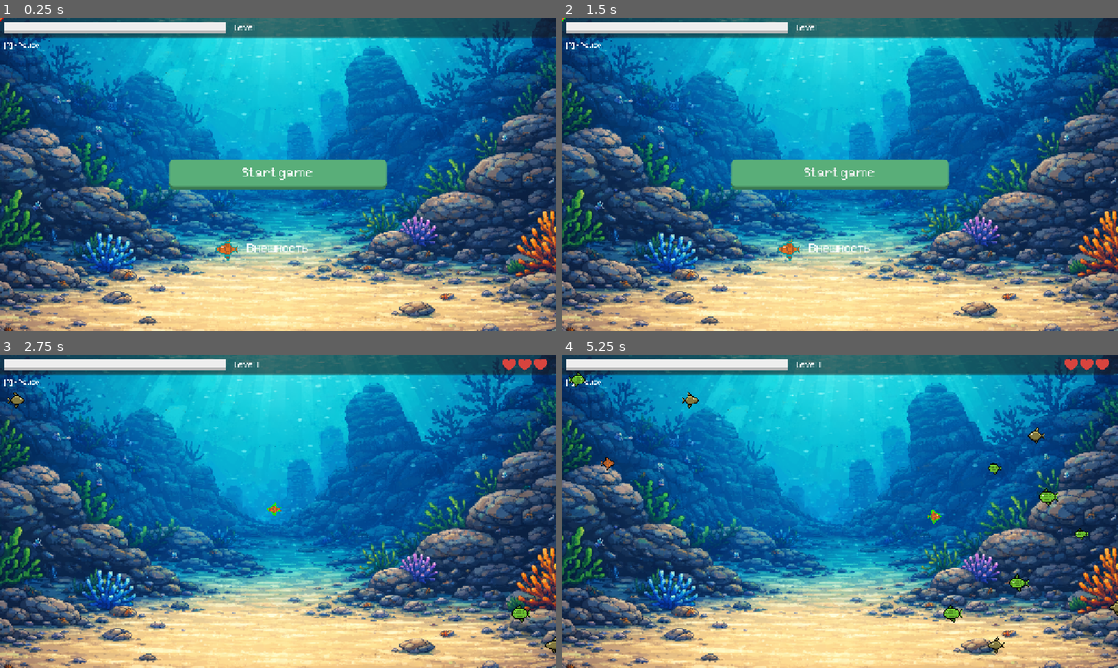
Above: before the commit, frames 1-4 (two rows, left to right).
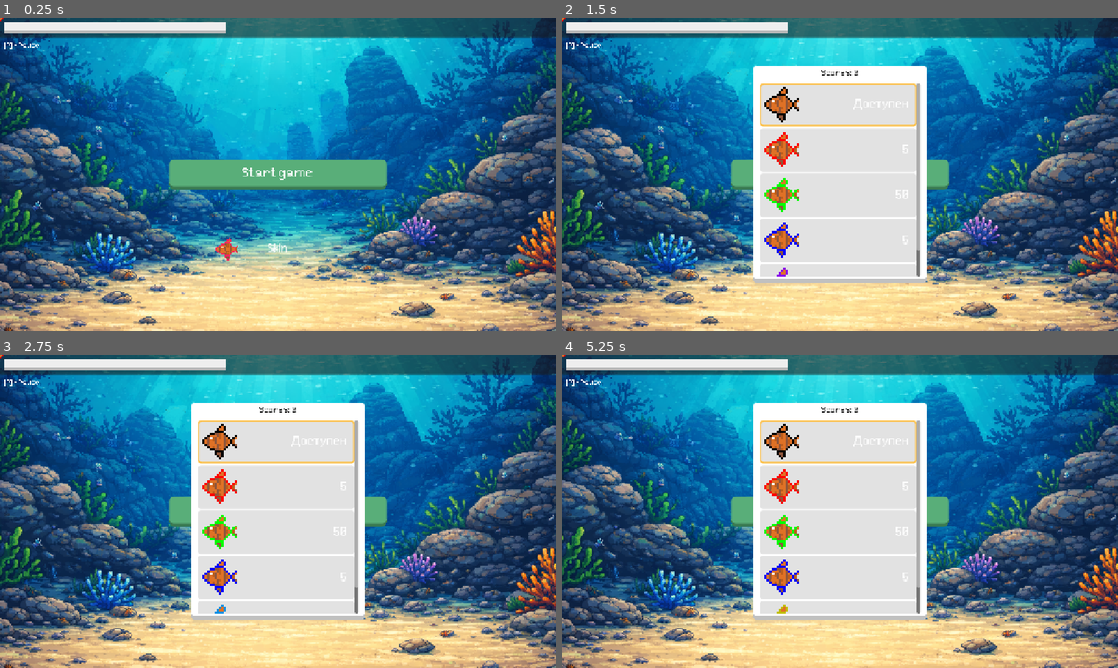
Above: after the commit, the same moments.

Repository: kotofeyy/BecomeBigFish-game
Game: Godot game, scene res://scenes/main.tscn
Two runs of this game, one before a commit and one after it. Both use one fixed random seed, a clock stepped at 60 frames per second and the inputs below.
Inputs (mouse positions are in pixels of both pictures, inside the frame that each line leads up to):
- Up to frame 1 (0.25 s): no input
- Up to frame 2 (1.5 s): click "Внешность" (after the commit: "Skin") at 0.5 s; click "Start game" at 1.25 s
- Up to frame 3 (2.75 s): click "Start game" at 2 s
- Up to frame 4 (5.25 s): click (840, 586) at 2.75 s, where only the run after the commit has a clickable "Skin"; click (840, 511) at 3.5 s, where only the run after the commit has a clickable "Start game"; click (840, 586) at 4.25 s, where only the run after the commit has a clickable "Skin"; move the mouse to (962, 495) at 5.02 s; press the mouse at (962, 495) at 5.03 s

The runs differ from the first frame. In frame 1, 0.2% of the frame differs, in the area x 38-56%, y 2-78%; in frame 2, 22%; in frame 3, 23%; in frame 4, 23%, in the area x 0-100%, y 0-96%.

Commit message:
растащил на отдельные сцены магазин и gameover панель

Diff:
--- /dev/null
+++ b/code/end_game_panel.gd
@@ -0,0 +1,77 @@
+class_name EndGamePanel
+extends Panel
+
+@onready var count_of_fish_label: Label = $MarginContainer/VBoxContainer/CountOfFishLabel
+@onready var all_scores_label: Label = $MarginContainer/VBoxContainer/AllScores
+@onready var audio_end_game_score: AudioStreamPlayer = $AudioEndGameScore
+
+
+signal on_restart
+signal on_cancel
+signal update_scores
+
+var count_of_fish:
+	set(value):
+		count_of_fish = value
+
+var all_scores:
+	set(value):
+		all_scores = value
+
+var score:
+	set(value):
+		score = value
+
+
+func show_self() -> void:
+	visible = !visible
+	update_info()
+
+
+func update_info() -> void:
+	count_of_fish_label.text = tr("KEY_FISH_EATEN") + ": " + str(score)
+	all_scores_label.text = tr("KEY_SCORE") + ": " + str(all_scores)
+
+	if score > 0:
+		var temp_score = score
+		var temp_all_scores = all_scores
+		all_scores = all_scores + temp_score
+		score = score - score
+		await get_tree().create_timer(1).timeout
+		audio_end_game_score.play()
+		animate_count_of_fish(temp_score, score)
+		animate_all_score_label(temp_all_scores, all_scores)
+
+
+
+func _on_restart_button_pressed() -> void:
+	emit_signal("on_restart")
+
+
+func _on_cancel_button_pressed() -> void:
+	emit_signal("on_cancel")
+
+
+func animate_count_of_fish(start_val: int, end_val: int, duration: float = 1.0):
+	var tween = get_tree().create_tween()
+	tween.tween_method(_set_label_fish_eat, start_val, end_val, duration)\
+		.set_trans(Tween.TRANS_QUAD)\
+		.set_ease(Tween.EASE_OUT)
+
+
+func _set_label_fish_eat(value: int):
+	count_of_fish_label.text = tr("KEY_FISH_EATEN") + ": " + str(value)
+
+
+func animate_all_score_label(start_val: int, end_val: int, duration: float = 1.0):
+	var tween = get_tree().create_tween()
+	tween.tween_method(_set_label_all_scores, start_val, end_val, duration)\
+		.set_trans(Tween.TRANS_QUAD)\
+		.set_ease(Tween.EASE_OUT)
+	tween.finished.connect(func():
+		emit_signal("update_scores", all_scores)
+		)
+
+
+func _set_label_all_scores(value: int):
+	all_scores_label.text = tr("KEY_SCORE") + ": " + str(value)
--- a/code/main.gd
+++ b/code/main.gd
@@ -2,9 +2,11 @@
 
 @onready var player: Sprite2D = $Player
 @onready var fishes: Node2D = $Fishes
+
 @onready var audio_eat: AudioStreamPlayer = $AudioEat
 @onready var audio_level_up: AudioStreamPlayer = $AudioLevelUp
 @onready var audio_wrong: AudioStreamPlayer = $AudioWrong
+
 @onready var cpu_particles_2d: CPUParticles2D = $CPUParticles2D
 @onready var wrong_panel: Panel = $CanvasLayer/WrongPanel
 @onready var player_shield: Panel = $Player/PlayerShield
@@ -17,20 +19,18 @@
 @onready var level_label: Label = $CanvasLayer/Header/MarginContainer/VBoxContainer/LevelLabel
 @onready var animated_sprite_eat: AnimatedSprite2D = $AnimatedSpriteEat
 @onready var start_game_button: Button = $CanvasLayer/StartGameButton
-@onready var end_game_panel: Panel = $CanvasLayer/EndGamePanel
-@onready var count_of_fish_label: Label = $CanvasLayer/EndGamePanel/MarginContainer/VBoxContainer/CountOfFishLabel
 @onready var clue_label: Label = $CanvasLayer/ClueLabel
 
 @onready var fish_preload = preload("res://scenes/fish.tscn")
 
-@onready var slot_preload = preload("uid://dnm2kegprv65j")
-@onready var shop_panel: Panel = $CanvasLayer/ShopPanel
-@onready var shop_list: VBoxContainer = $CanvasLayer/ShopPanel/MarginContainer/ScrollContainer/VBoxContainer
 @onready var skin_button: Button = $CanvasLayer/SkinButton
-@onready var all_scores_label: Label = $CanvasLayer/ShopPanel/AllScoresLabel
-
-
-var has_game_started := false
+
+@onready var end_game_panel: EndGamePanel = $CanvasLayer/EndGamePanel
+@onready var shop_panel: ShopPanel = $CanvasLayer/ShopPanel
+
+
+
+
 var player_scale
 var score = 0
 var level = 1
@@ -43,20 +43,35 @@
 var is_shield_enable = false
 var available_skins := 1
 var current_skin := Skins.Type.DEFAULT
-var all_scores = 100
+var all_scores := 0
 
 
 func _ready() -> void:
 	clue_label.text = "KEY_PAUSE"
 	size_screen = get_window().get_visible_rect().size
 	center_of_screen = size_screen / 2
-	shop_update()
-	all_scores_label.text = "Всего очков: " + str(all_scores)
+	shop_panel.available_skins = available_skins
+	shop_panel.current_skin = current_skin
+	shop_panel.all_scores = all_scores
+	shop_panel.select_skin.connect(func(_current_skin, _available_skins, _all_scores):
+		current_skin = _current_skin
+		all_scores = _all_scores
+		available_skins = _available_skins
+		player_change_skin()
+		print(_current_skin, _available_skins, _all_scores))
+
+	end_game_panel.on_restart.connect(_on_restart_button_pressed)
+	end_game_panel.on_cancel.connect(_on_cancel_button_pressed)
+	end_game_panel.update_scores.connect(func(_all_scores):
+		all_scores = _all_scores
+		shop_panel.all_scores = all_scores
+		)
 
 
 func start_game() -> void:
 	get_tree().paused = false
 	skin_button.visible = false
+	# здесь подтянуть с сервера
 	score = 0
 	level = 1
 	heart = 3
@@ -68,9 +83,9 @@
 	progress_bar.value = score
 	player_scale = Util.size_to_scale[level - 1]
 	player.scale = player_scale
+	level_label.text = tr("KEY_LEVEL") + " " + str(level)
 	clear_fishes()
 	spawn_fishes()
-	level_label.text = tr("KEY_LEVEL") + " " + str(level)
 
 
 func clear_fishes() -> void:
@@ -263,85 +278,44 @@
 
 
 func on_dead() -> void:
+	player.position = Vector2(-100, -100)
+	level_label.text = ""
 	game_is_started = false
-	end_game_panel.visible = true
+	clear_fishes()
+	end_game_panel.score = score
+	end_game_panel.all_scores = all_scores
+	end_game_panel.show_self()
+
 	Input.mouse_mode = Input.MOUSE_MODE_VISIBLE
-	clear_fishes()
-	count_of_fish_label.text = tr("KEY_FISH_EATEN") + ": " + str(score)
+
 
 
 func _on_restart_button_pressed() -> void:
 	game_is_started = true
-	end_game_panel.visible = false
+	end_game_panel.show_self()
 	start_game()
 
 
 func _on_cancel_button_pressed() -> void:
 	clear_fishes()
 	start_game_button.visible = true
-	end_game_panel.visible = false
+	end_game_panel.show_self()
 	game_is_started = false
 	skin_button.visible = true
 
 
 func _on_skin_button_pressed() -> void:
-	shop_panel.visible = true
-	_set_current_selected()
-	shop_update()
-
-
-func _set_current_selected() -> void:
-	var childs = shop_list.get_children()
-
-	for child: Slot in childs:
-		child.select(current_skin)
-
-
-func unlock_skin(skin_value: int):
-	available_skins = available_skins | skin_value
-
-
-func has_skin(skin_value: int) -> bool:
-	return (available_skins & skin_value) != 0
-
-
-func shop_update() -> void:
-	var children = shop_list.get_children()
-	for child in children:
-		child.queue_free()
-
-	for s in Skins.List:
-		var slot: Slot = slot_preload.instantiate()
-		slot.skin = s
-		slot.cost =  Skins.List[s]["cost"]
-		slot.all_scores = all_scores
-		slot.available = has_skin(Skins.TypeToBit[s])
-		slot.type = Skins.List[s]["type"]
-		slot.replace_color = Skins.List[s]["color"]
-		slot.on_click.connect(func(skin, can_buy):
-			if can_buy and not has_skin(Skins.TypeToBit[skin]):
-				unlock_skin(Skins.TypeToBit[skin])
-				all_scores = all_scores - int(Skins.List[skin]["cost"])
-				all_scores_label.text = "Всего очков: " + str(all_scores)
-				#save_data()
-			if has_skin(Skins.TypeToBit[skin]):
-				slot.select(skin)
-				shop_panel.visible = false
-				current_skin = skin
-				player_change_skin()
-				#icon.animation = str(skin)
-		)
-		shop_list.add_child(slot)
-		slot.select(current_skin)
+	shop_panel.show_self()
 
 
 func player_change_skin() -> void:
-	var material: ShaderMaterial = player.material.duplicate()
+	var player_material: ShaderMaterial = player.material.duplicate()
+
 	if Skins.List[current_skin]["type"] == "color":
-		material.set_shader_parameter("replace_color", Skins.List[current_skin]["color"])
-		material.set_shader_parameter("is_rainbow", false)
+		player_material.set_shader_parameter("replace_color", Skins.List[current_skin]["color"])
+		player_material.set_shader_parameter("is_rainbow", false)
 	if Skins.List[current_skin]["type"] == "rainbow":
 
-		material.set_shader_parameter("is_rainbow", true)
-
-	player.material = material
+		player_material.set_shader_parameter("is_rainbow", true)
+
+	player.material = player_material
--- /dev/null
+++ b/code/shop_panel.gd
@@ -0,0 +1,68 @@
+class_name ShopPanel
+extends Panel
+
+@onready var shop_list: VBoxContainer = $MarginContainer/ScrollContainer/VBoxContainer
+@onready var all_scores_label: Label = $AllScoresLabel
+
+@onready var slot_preload = preload("res://scenes/slot.tscn")
+
+signal select_skin
+
+var all_scores:
+	set(value):
+		all_scores = value
+
+var available_skins:
+	set(value):
+		available_skins = value
+
+var current_skin:
+	set(value):
+		current_skin = value
+
+
+func _ready() -> void:
+	pass
+
+
+func shop_update() -> void:
+	all_scores_label.text = tr("KEY_SCORE") + ": " + str(all_scores)
+	var children = shop_list.get_children()
+	for child in children:
+		child.queue_free()
+
+	for s in Skins.List:
+		var slot: Slot = slot_preload.instantiate()
+		slot.skin = s
+		slot.cost =  Skins.List[s]["cost"]
+		slot.all_scores = all_scores
+		slot.available = has_skin(Skins.TypeToBit[s])
+		slot.type = Skins.List[s]["type"]
+		slot.replace_color = Skins.List[s]["color"]
+		slot.on_click.connect(func(skin, can_buy):
+			if can_buy and not has_skin(Skins.TypeToBit[skin]):
+				unlock_skin(Skins.TypeToBit[skin])
+				all_scores = all_scores - int(Skins.List[skin]["cost"])
+				all_scores_label.text = tr("KEY_SCORE") + ": " + str(all_scores)
+				#save_data()
+			if has_skin(Skins.TypeToBit[skin]):
+				slot.select(skin)
+				visible = false
+				current_skin = skin
+				emit_signal("select_skin", current_skin, available_skins, all_scores)
+		)
+		shop_list.add_child(slot)
+		slot.select(current_skin)
+
+
+func unlock_skin(skin_value: int):
+	available_skins = available_skins | skin_value
+
+
+func has_skin(skin_value: int) -> bool:
+	return (available_skins & skin_value) != 0
+
+
+func show_self() -> void:
+	shop_update()
+	visible = !visible
--- a/code/skins.gd
+++ b/code/skins.gd
@@ -9,7 +9,6 @@
 	BLUE,
 	RAINBOW
 	}
-enum TypeCost { COIN, SCORE, DONAT }
 
 const TypeToBit = {
 	Type.DEFAULT: 1,
--- a/code/slot.gd
+++ b/code/slot.gd
@@ -37,6 +37,8 @@
 
 func _on_gui_input(event: InputEvent) -> void:
 	if event is InputEventMouseButton and Input.is_action_pressed("mouse_action"):
+		print("all scores - ", all_scores)
+		print("cost - ", cost)
 		var can_buy
 		can_buy = all_scores >= cost
 		emit_signal("on_click", skin, can_buy)
@@ -45,10 +47,8 @@
 func select(s: Skins.Type) -> void:
 	if not available:
 		focus_mode = Control.FOCUS_NONE
-		print("not aviable")
 	else:
 		if selected_slot:
-			print("slot if")
 			if s == skin:
 				print("skin - ", s)
 				add_theme_stylebox_override("panel", selected_slot)
--- /dev/null
+++ b/scenes/end_game_panel.tscn
@@ -0,0 +1,87 @@
+[gd_scene format=3 uid="uid://b1630hxljapei"]
+
+[ext_resource type="Script" uid="uid://diqbyhkg2fu6d" path="res://code/end_game_panel.gd" id="1_vxhgq"]
+[ext_resource type="AudioStream" uid="uid://88ic288e6k4u" path="res://sounds/end_game_score.wav" id="2_0oy0p"]
+
+[sub_resource type="StyleBoxFlat" id="StyleBoxFlat_jkv2x"]
+bg_color = Color(1, 1, 1, 1)
+border_width_bottom = 10
+border_color = Color(0.7539839, 0.75398386, 0.75398386, 1)
+corner_radius_top_left = 8
+corner_radius_top_right = 8
+corner_radius_bottom_right = 8
+corner_radius_bottom_left = 8
+
+[node name="EndGamePanel" type="Panel" unique_id=618119165]
+visible = false
+custom_minimum_size = Vector2(400, 300)
+anchors_preset = 8
+anchor_left = 0.5
+anchor_top = 0.5
+anchor_right = 0.5
+anchor_bottom = 0.5
+offset_left = -20.0
+offset_top = -20.0
+offset_right = 20.0
+offset_bottom = 20.0
+grow_horizontal = 2
+grow_vertical = 2
+theme_override_styles/panel = SubResource("StyleBoxFlat_jkv2x")
+script = ExtResource("1_vxhgq")
+
+[node name="MarginContainer" type="MarginContainer" parent="." unique_id=232946623]
+layout_mode = 1
+anchors_preset = 15
+anchor_right = 1.0
+anchor_bottom = 1.0
+grow_horizontal = 2
+grow_vertical = 2
+theme_override_constants/margin_left = 10
+theme_override_constants/margin_top = 10
+theme_override_constants/margin_right = 10
+theme_override_constants/margin_bottom = 20
+
+[node name="VBoxContainer" type="VBoxContainer" parent="MarginContainer" unique_id=1679403737]
+layout_mode = 2
+theme_override_constants/separation = 49
+
+[node name="CountOfFishLabel" type="Label" parent="MarginContainer/VBoxContainer" unique_id=59347028]
+layout_mode = 2
+theme_override_colors/font_color = Color(0, 0, 0, 1)
+theme_override_font_sizes/font_size = 30
+text = "KEY_FISH_EATEN"
+horizontal_alignment = 1
+
+[node name="AllScores" type="Label" parent="MarginContainer/VBoxContainer" unique_id=1716886645]
+layout_mode = 2
+theme_override_colors/font_color = Color(0, 0, 0, 1)
+theme_override_font_sizes/font_size = 30
+text = "KEY_SCORE"
+horizontal_alignment = 1
+
+[node name="AgainLabel" type="Label" parent="MarginContainer/VBoxContainer" unique_id=442277705]
+layout_mode = 2
+theme_override_colors/font_color = Color(0, 0, 0, 1)
+theme_override_font_sizes/font_size = 30
+text = "KEY_RELOAD"
+horizontal_alignment = 1
+
+[node name="HBoxContainer" type="HBoxContainer" parent="MarginContainer/VBoxContainer" unique_id=1187353530]
+layout_mode = 2
+
+[node name="RestartButton" type="Button" parent="MarginContainer/VBoxContainer/HBoxContainer" unique_id=634570324]
+layout_mode = 2
+size_flags_horizontal = 3
+text = "KEY_YES"
+
+[node name="CancelButton" type="Button" parent="MarginContainer/VBoxContainer/HBoxContainer" unique_id=50676959]
+layout_mode = 2
+size_flags_horizontal = 3
+text = "KEY_NO"
+
+[node name="AudioEndGameScore" type="AudioStreamPlayer" parent="." unique_id=1495391069]
+stream = ExtResource("2_0oy0p")
+volume_db = -20.0
+
+[connection signal="pressed" from="MarginContainer/VBoxContainer/HBoxContainer/RestartButton" to="." method="_on_restart_button_pressed"]
+[connection signal="pressed" from="MarginContainer/VBoxContainer/HBoxContainer/CancelButton" to="." method="_on_cancel_button_pressed"]
--- a/scenes/fish.tscn
+++ b/scenes/fish.tscn
@@ -1,7 +1,7 @@
 [gd_scene format=3 uid="uid://di8mjm58dd23k"]
 
 [ext_resource type="Texture2D" uid="uid://cyskeytkcmv82" path="res://sprites/FishSheet.png" id="1_8g0i4"]
-[ext_resource type="Script" uid="uid://btrwo2j3sqyuy" path="res://scenes/fish.gd" id="1_n6yr6"]
+[ext_resource type="Script" uid="uid://btrwo2j3sqyuy" path="res://code/fish.gd" id="1_n6yr6"]
 
 [sub_resource type="RectangleShape2D" id="RectangleShape2D_8g0i4"]
 size = Vector2(81.33757, 81.33757)
--- a/scenes/main.tscn
+++ b/scenes/main.tscn
@@ -12,6 +12,8 @@
 [ext_resource type="Script" uid="uid://clgllwsf8uycq" path="res://code/play_pause.gd" id="9_85g3d"]
 [ext_resource type="AudioStream" uid="uid://t8andxrkh4cm" path="res://sounds/wrong.wav" id="10_choun"]
 [ext_resource type="Shader" uid="uid://crbtbdnotjo8v" path="res://shaders/rainbow.gdshader" id="10_jkv2x"]
+[ext_resource type="PackedScene" uid="uid://b1630hxljapei" path="res://scenes/end_game_panel.tscn" id="10_muem4"]
+[ext_resource type="PackedScene" uid="uid://coaeetyenqmg6" path="res://scenes/shop_panel.tscn" id="11_jbj1t"]
 [ext_resource type="Texture2D" uid="uid://hoso7mk5ps7k" path="res://sprites/shield.png" id="11_ya4ey"]
 [ext_resource type="Texture2D" uid="uid://ntwg8bsywljj" path="res://sprites/magnet.png" id="13_trceg"]
 
@@ -54,19 +56,10 @@
 [sub_resource type="StyleBoxFlat" id="StyleBoxFlat_choun"]
 bg_color = Color(0.9372549, 0.4117647, 0.38039216, 1)
 
-[sub_resource type="StyleBoxFlat" id="StyleBoxFlat_jkv2x"]
-bg_color = Color(1, 1, 1, 1)
-border_width_bottom = 10
-border_color = Color(0.7539839, 0.75398386, 0.75398386, 1)
-corner_radius_top_left = 8
-corner_radius_top_right = 8
-corner_radius_bottom_right = 8
-corner_radius_bottom_left = 8
-
 [sub_resource type="ShaderMaterial" id="ShaderMaterial_jbj1t"]
 shader = ExtResource("10_jkv2x")
 shader_parameter/is_active = true
-shader_parameter/is_rainbow = false
+shader_parameter/is_rainbow = true
 shader_parameter/speed = 1.0
 shader_parameter/precision = 0.05
 shader_parameter/replace_color = Color(0, 0.61090577, 0.6255284, 1)
@@ -227,7 +220,6 @@
 layout_mode = 2
 size_flags_horizontal = 3
 theme_override_font_sizes/font_size = 30
-text = "KEY_LEVEL"
 
 [node name="HeartControl" type="Control" parent="CanvasLayer/Header/MarginContainer/VBoxContainer" unique_id=2066293117]
 custom_minimum_size = Vector2(200, 32)
@@ -286,62 +278,7 @@
 mouse_filter = 2
 theme_override_styles/panel = SubResource("StyleBoxFlat_choun")
 
-[node name="EndGamePanel" type="Panel" parent="CanvasLayer" unique_id=1544777590]
-visible = false
-custom_minimum_size = Vector2(400, 300)
-anchors_preset = 8
-anchor_left = 0.5
-anchor_top = 0.5
-anchor_right = 0.5
-anchor_bottom = 0.5
-offset_left = -20.0
-offset_top = -20.0
-offset_right = 20.0
-offset_bottom = 20.0
-grow_horizontal = 2
-grow_vertical = 2
-theme_override_styles/panel = SubResource("StyleBoxFlat_jkv2x")
-
-[node name="MarginContainer" type="MarginContainer" parent="CanvasLayer/EndGamePanel" unique_id=1676105238]
-layout_mode = 1
-anchors_preset = 15
-anchor_right = 1.0
-anchor_bottom = 1.0
-grow_horizontal = 2
-grow_vertical = 2
-theme_override_constants/margin_left = 10
-theme_override_constants/margin_top = 10
-theme_override_constants/margin_right = 10
-theme_override_constants/margin_bottom = 20
-
-[node name="VBoxContainer" type="VBoxContainer" parent="CanvasLayer/EndGamePanel/MarginContainer" unique_id=722202580]
-layout_mode = 2
-theme_override_constants/separation = 70
-
-[node name="CountOfFishLabel" type="Label" parent="CanvasLayer/EndGamePanel/MarginContainer/VBoxContainer" unique_id=32734393]
-layout_mode = 2
-theme_override_font_sizes/font_size = 30
-text = "KEY_FISH_EATEN"
-horizontal_alignment = 1
-
-[node name="AgainLabel" type="Label" parent="CanvasLayer/EndGamePanel/MarginContainer/VBoxContainer" unique_id=1611567541]
-layout_mode = 2
-theme_override_font_sizes/font_size = 30
-text = "KEY_RELOAD"
-horizontal_alignment = 1
-
-[node name="HBoxContainer" type="HBoxContainer" parent="CanvasLayer/EndGamePanel/MarginContainer/VBoxContainer" unique_id=1060874092]
-layout_mode = 2
-
-[node name="RestartButton" type="Button" parent="CanvasLayer/EndGamePanel/MarginContainer/VBoxContainer/HBoxContainer" unique_id=1452430027]
-layout_mode = 2
-size_flags_horizontal = 3
-text = "KEY_YES"
-
-[node name="CancelButton" type="Button" parent="CanvasLayer/EndGamePanel/MarginContainer/VBoxContainer/HBoxContainer" unique_id=1186989350]
-layout_mode = 2
-size_flags_horizontal = 3
-text = "KEY_NO"
+[node name="EndGamePanel" parent="CanvasLayer" unique_id=618119165 instance=ExtResource("10_muem4")]
 
 [node name="PausePlayRect" type="TextureRect" parent="CanvasLayer" unique_id=1189890305]
 visible = false
@@ -382,7 +319,7 @@
 mouse_default_cursor_shape = 2
 theme_override_colors/font_color = Color(1, 1, 1, 1)
 theme_override_font_sizes/font_size = 40
-text = "Внешность"
+text = "KEY_SKIN"
 flat = true
 
 [node name="Sprite2D" type="Sprite2D" parent="CanvasLayer/SkinButton" unique_id=457872326]
@@ -393,58 +330,8 @@
 region_enabled = true
 region_rect = Rect2(0, 0, 16, 16)
 
-[node name="ShopPanel" type="Panel" parent="CanvasLayer" unique_id=653394080]
+[node name="ShopPanel" parent="CanvasLayer" unique_id=1305449297 instance=ExtResource("11_jbj1t")]
 visible = false
-custom_minimum_size = Vector2(400, 500)
-anchors_preset = 8
-anchor_left = 0.5
-anchor_top = 0.5
-anchor_right = 0.5
-anchor_bottom = 0.5
-offset_left = -20.0
-offset_top = -20.0
-offset_right = 20.0
-offset_bottom = 20.0
-grow_horizontal = 2
-grow_vertical = 2
-theme_override_styles/panel = SubResource("StyleBoxFlat_jkv2x")
-
-[node name="AllScoresLabel" type="Label" parent="CanvasLayer/ShopPanel" unique_id=234092972]
-layout_mode = 1
-anchors_preset = 5
-anchor_left = 0.5
-anchor_right = 0.5
-offset_left = -185.0
-offset_right = 185.0
-offset_bottom = 33.0
-grow_horizontal = 2
-size_flags_vertical = 0
-theme_override_colors/font_color = Color(0, 0, 0, 1)
-theme_override_font_sizes/font_size = 30
-text = "ВСЕГО ОЧКОВ: 1424"
-horizontal_alignment = 1
-vertical_alignment = 1
-
-[node name="MarginContainer" type="MarginContainer" parent="CanvasLayer/ShopPanel" unique_id=1021307725]
-layout_mode = 1
-anchors_preset = 15
-anchor_right = 1.0
-anchor_bottom = 1.0
-grow_horizontal = 2
-grow_vertical = 2
-theme_override_constants/margin_left = 15
-theme_override_constants/margin_top = 40
-theme_override_constants/margin_right = 15
-theme_override_constants/margin_bottom = 15
-
-[node name="ScrollContainer" type="ScrollContainer" parent="CanvasLayer/ShopPanel/MarginContainer" unique_id=259313211]
-layout_mode = 2
-horizontal_scroll_mode = 0
-
-[node name="VBoxContainer" type="VBoxContainer" parent="CanvasLayer/ShopPanel/MarginContainer/ScrollContainer" unique_id=874656809]
-layout_mode = 2
-size_flags_horizontal = 3
-size_flags_vertical = 3
 
 [node name="AnimatedSpriteEat" type="AnimatedSprite2D" parent="." unique_id=1729697139]
 scale = Vector2(2, 2)
@@ -518,8 +405,6 @@
 
 [connection signal="area_entered" from="Player/Area2D" to="." method="_on_area_2d_area_entered"]
 [connection signal="pressed" from="CanvasLayer/StartGameButton" to="." method="_on_start_game_button_pressed"]
-[connection signal="pressed" from="CanvasLayer/EndGamePanel/MarginContainer/VBoxContainer/HBoxContainer/RestartButton" to="." method="_on_restart_button_pressed"]
-[connection signal="pressed" from="CanvasLayer/EndGamePanel/MarginContainer/VBoxContainer/HBoxContainer/CancelButton" to="." method="_on_cancel_button_pressed"]
 [connection signal="pressed" from="CanvasLayer/SkinButton" to="." method="_on_skin_button_pressed"]
 [connection signal="timeout" from="TimerForShield" to="." method="_on_timer_for_shield_timeout"]
 [connection signal="timeout" from="TimerForHeart" to="." method="_on_timer_for_heart_timeout"]
--- /dev/null
+++ b/scenes/shop_panel.tscn
@@ -0,0 +1,65 @@
+[gd_scene format=3 uid="uid://coaeetyenqmg6"]
+
+[ext_resource type="Script" uid="uid://jgwq25xj0gto" path="res://code/shop_panel.gd" id="1_6jwop"]
+
+[sub_resource type="StyleBoxFlat" id="StyleBoxFlat_jkv2x"]
+bg_color = Color(1, 1, 1, 1)
+border_width_bottom = 10
+border_color = Color(0.7539839, 0.75398386, 0.75398386, 1)
+corner_radius_top_left = 8
+corner_radius_top_right = 8
+corner_radius_bottom_right = 8
+corner_radius_bottom_left = 8
+
+[node name="ShopPanel" type="Panel" unique_id=1305449297]
+custom_minimum_size = Vector2(400, 500)
+anchors_preset = 8
+anchor_left = 0.5
+anchor_top = 0.5
+anchor_right = 0.5
+anchor_bottom = 0.5
+offset_left = -20.0
+offset_top = -20.0
+offset_right = 20.0
+offset_bottom = 20.0
+grow_horizontal = 2
+grow_vertical = 2
+theme_override_styles/panel = SubResource("StyleBoxFlat_jkv2x")
+script = ExtResource("1_6jwop")
+
+[node name="AllScoresLabel" type="Label" parent="." unique_id=769035095]
+layout_mode = 1
+anchors_preset = 5
+anchor_left = 0.5
+anchor_right = 0.5
+offset_left = -185.0
+offset_right = 185.0
+offset_bottom = 33.0
+grow_horizontal = 2
+size_flags_vertical = 0
+theme_override_colors/font_color = Color(0, 0, 0, 1)
+theme_override_font_sizes/font_size = 30
+text = "ВСЕГО ОЧКОВ: 1424"
+horizontal_alignment = 1
+vertical_alignment = 1
+
+[node name="MarginContainer" type="MarginContainer" parent="." unique_id=2085714527]
+layout_mode = 1
+anchors_preset = 15
+anchor_right = 1.0
+anchor_bottom = 1.0
+grow_horizontal = 2
+grow_vertical = 2
+theme_override_constants/margin_left = 15
+theme_override_constants/margin_top = 40
+theme_override_constants/margin_right = 15
+theme_override_constants/margin_bottom = 15
+
+[node name="ScrollContainer" type="ScrollContainer" parent="MarginContainer" unique_id=1249665647]
+layout_mode = 2
+horizontal_scroll_mode = 0
+
+[node name="VBoxContainer" type="VBoxContainer" parent="MarginContainer/ScrollContainer" unique_id=1330246284]
+layout_mode = 2
+size_flags_horizontal = 3
+size_flags_vertical = 3
--- a/translation.csv
+++ b/translation.csv
@@ -6,3 +6,5 @@
 KEY_RELOAD,Start again?,Заново?
 KEY_YES,Yes,Да
 KEY_NO,No,Нет
+KEY_SCORE,Scores,Очки
+KEY_SKIN,Skin,Внешность
Not shown, added: code/end_game_panel.gd.uid
Renamed: scenes/fish.gd -> code/fish.gd
Renamed: scenes/fish.gd.uid -> code/fish.gd.uid
Not shown, added: code/shop_panel.gd.uid
Not shown, added: sounds/end_game_score.wav.import
Not shown, changed: translation.csv.import
Not shown, added: sounds/end_game_score.wav
